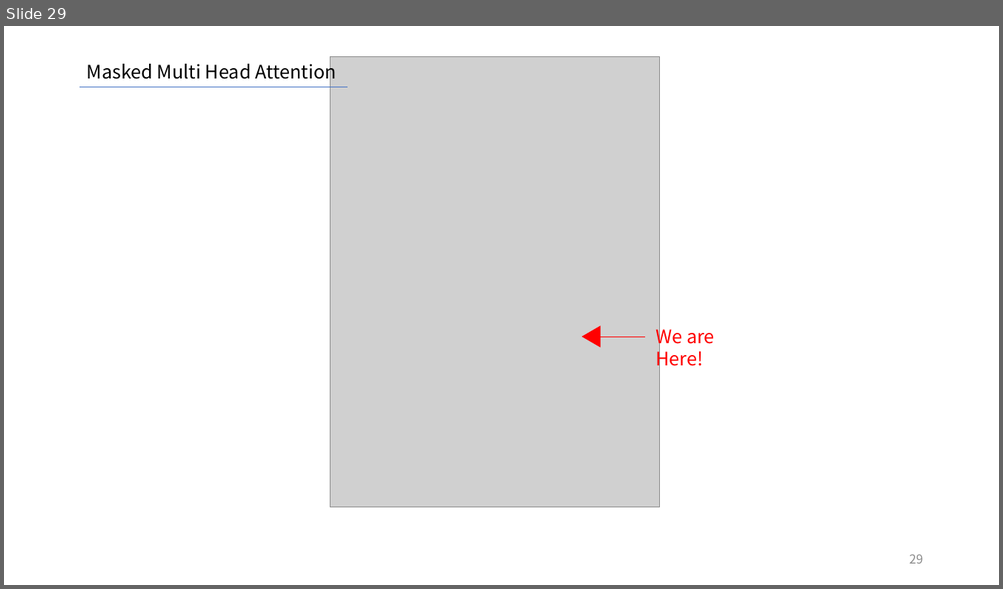
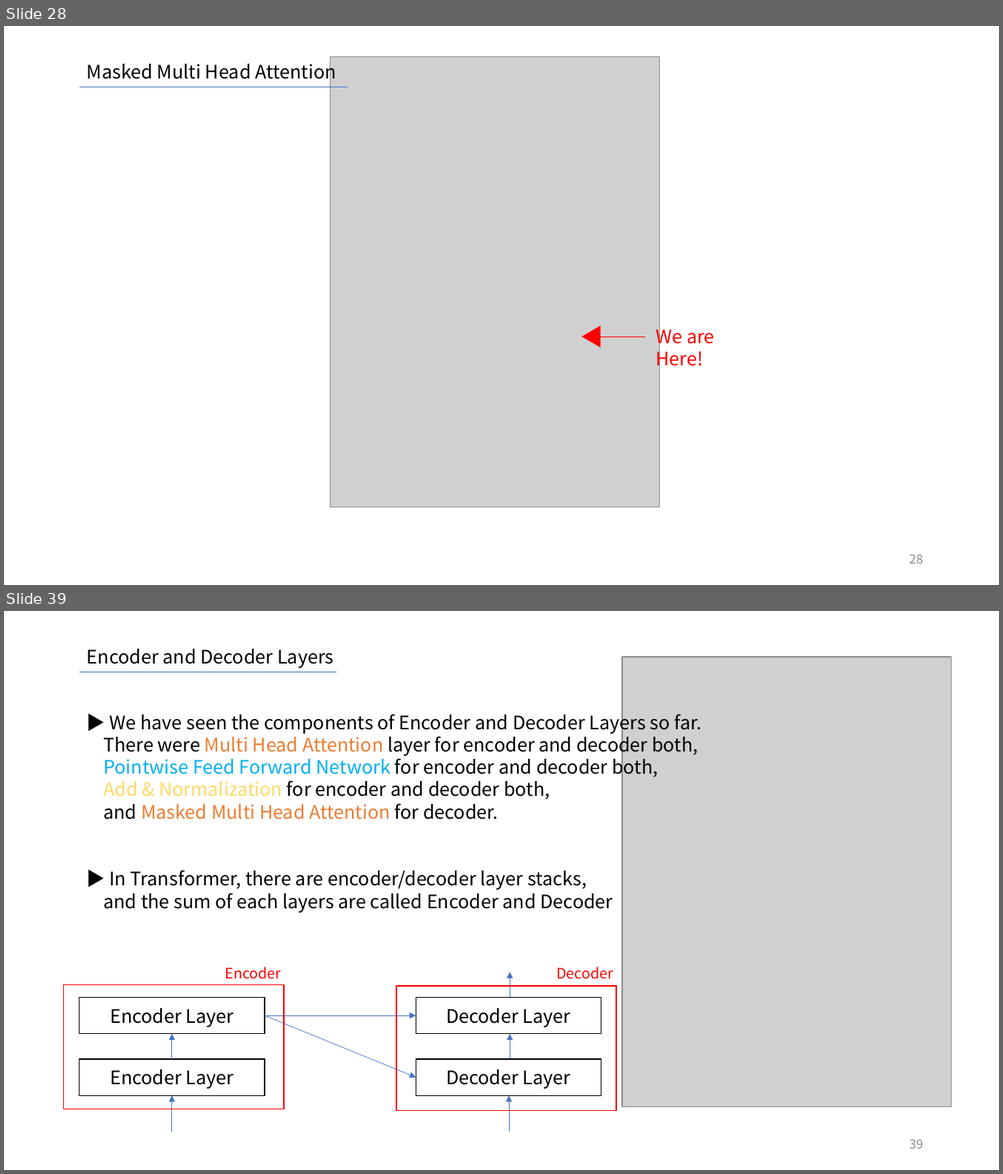
Before and after one commit to SiLviASizZ/HYU_2022, a slide deck: gradproj/meeting/0630_meeting/0702.pptx. Shown one above the other, each under a label of ours: slide 29 before the commit, slides 28 and 39 after it; the slides between them are not shown. The pictures are 1003x589 and 1003x1174 pixels, drawn with LibreOffice and Linux fonts; fonts in the diff are those of the drawing; grey boxes stand for pictures. Boxes give left, top, right and bottom in pixels: in the first picture for what was removed or moved away, otherwise in the second. Text is boxed around its words. In the diff, an @@ line names an element or a change of style, - is before the commit and + after.

```diff
--- a/gradproj/meeting/0630_meeting/0702.pptx
+++ b/gradproj/meeting/0630_meeting/0702.pptx
@@ slide 39 added at (4,611,999,1170), background #FFFFFF @@
@@ text added at (87,649,333,668), 18 pt, text #000000 @@
+Encoder and Decoder Layers
@@ line added from (79, 672) to (336, 672), #4472C4 0.5 pt @@
@@ picture added at (622,658,950,1108) @@
@@ text added at (103,710,701,913), 18 pt, text #000000 @@
+▶ We have seen the components of Encoder and Decoder Layers so far.
+There were Multi Head Attention layer for encoder and decoder both,
+Pointwise Feed Forward Network for encoder and decoder both,
+Add & Normalization for encoder and decoder both,
+and Masked Multi Head Attention for decoder.
+▶ In Transformer, there are encoder/decoder layer stacks,
+and the sum of each layers are called Encoder and Decoder
@@ rectangle added at (64,985,284,1110), outline #FF0000 1 pt @@
@@ text added at (225,967,282,980), 14 pt, text #FF0000 @@
+Encoder
@@ rectangle added at (396,986,617,1111), outline #FF0000 1 pt @@
@@ arrow added from (510, 997) to (510, 972), #4472C4 0.5 pt @@
@@ text added at (557,967,613,980), 14 pt, text #FF0000 @@
+Decoder
@@ rectangle added at (79,997,264,1034), fill #FFFFFF, outline #000000 1 pt, 18 pt, text #000000 @@
+Encoder Layer
@@ rectangle added at (416,997,601,1034), fill #FFFFFF, outline #000000 1 pt, 18 pt, text #000000 @@
+Decoder Layer
@@ arrow added from (264, 1016) to (416, 1078), #4472C4 0.5 pt @@
@@ arrow added from (264, 1016) to (416, 1016), #4472C4 0.5 pt @@
@@ arrow added from (172, 1059) to (172, 1034), #4472C4 0.5 pt @@
@@ arrow added from (510, 1059) to (510, 1034), #4472C4 0.5 pt @@
@@ rectangle added at (79,1059,264,1096), fill #FFFFFF, outline #000000 1 pt, 18 pt, text #000000 @@
+Encoder Layer
@@ rectangle added at (416,1059,601,1096), fill #FFFFFF, outline #000000 1 pt, 18 pt, text #000000 @@
+Decoder Layer
@@ arrow added from (172, 1133) to (172, 1096), #4472C4 0.5 pt @@
@@ arrow added from (509, 1133) to (509, 1096), #4472C4 0.5 pt @@
@@ page number added at (909,1139,923,1149), 12 pt, text #8C8C8C @@
+39
@@ what was slide 29 is now slide 28 @@
@@ page number at (909,554,923,564): text changed @@
-29
+28
```
Also in this commit, not shown: 3 slides changed, 80 other slides added, 1 slide removed, 24 other files.
